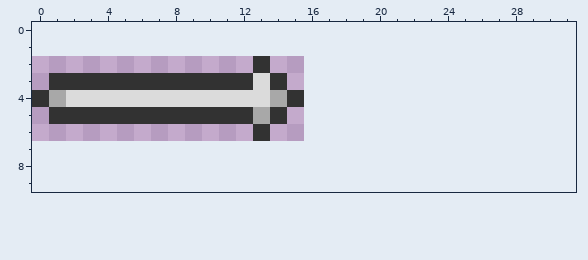
Two versions of one pixel-art file, Assets/Sprites/Harpoon_Projectile.aseprite. This is how it looked before the edit.
16x5 pixels, 1 frame. The old version is drawn lined up with the new one, on the new canvas.
Once edited:
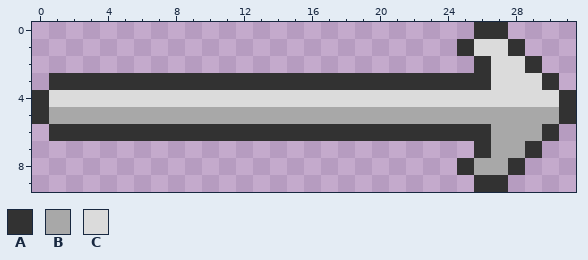
Palette (. is transparent): A #323232  B #a8a8a8  C #dbdbdb
Change:
{"change": "canvas 16x5 -> 32x10, the old top-left corner now at 0,2"}
{"y":0,"x":26,"old":"..","new":"AA"}
{"y":1,"x":25,"old":"....","new":"ACCA"}
{"y":2,"x":13,"old":"A","new":"."}
{"y":2,"x":26,"old":"....","new":"ACCA"}
{"y":3,"x":13,"old":"C","new":"A"}
{"y":3,"x":15,"old":"................","new":"AAAAAAAAAAAACCCA"}
{"y":4,"x":1,"old":"B","new":"C"}
{"y":4,"x":14,"old":"BA................","new":"CCCCCCCCCCCCCCCCCA"}
{"y":5,"x":0,"old":".AAAAAAAAAAAA","new":"ABBBBBBBBBBBB"}
{"y":5,"x":14,"old":"A.................","new":"BBBBBBBBBBBBBBBBBA"}
{"y":6,"x":1,"old":"............","new":"AAAAAAAAAAAA"}
{"y":6,"x":14,"old":".................","new":"AAAAAAAAAAAAABBBA"}
{"y":7,"x":26,"old":"....","new":"ABBA"}
{"y":8,"x":25,"old":"....","new":"ABBA"}
{"y":9,"x":26,"old":"..","new":"AA"}
{"label":"changed","picture_box":[32,22,576,192]}
